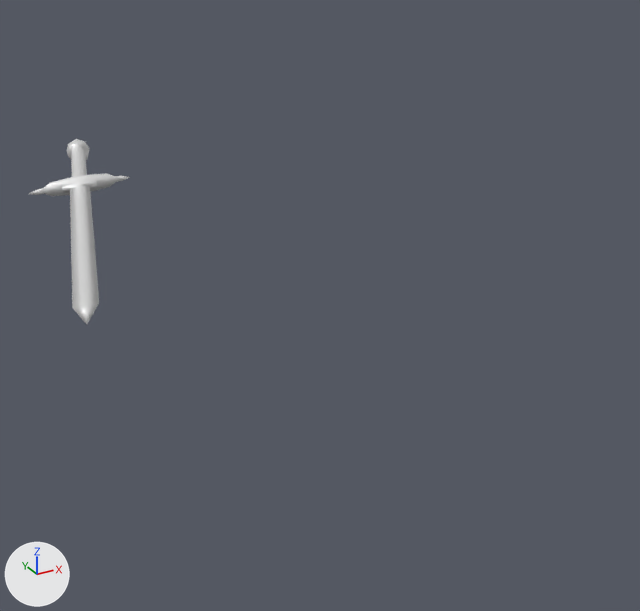
Renders of the glTF model assets/Shield/sword.gltf from each side of a commit.
Camera for both pictures: a 50 mm camera at (-1.26, -2.15, 2.0) aimed at (-0.11, -0.07, 0.96). Lighting does not change. The marker at lower left points along +X, +Y and +Z. Where no turn or scale is listed for an object, it has been applied to the vertices.

Objects in the first picture: 'Paladin_J_Nordstrom'.
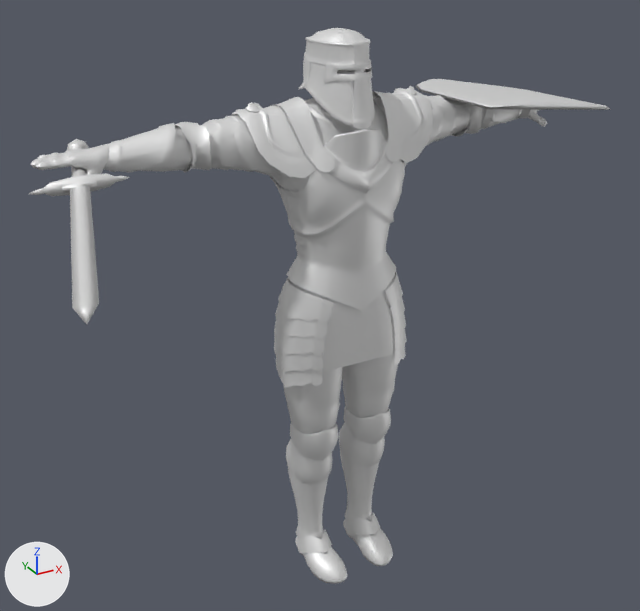
Where the change shows, as pixel boxes (x1, y1, x2, y2) in the pictures (640 x 611 px):
```json
{"object": "Paladin_J_Nordstrom_Sword", "change": "added", "after": [30, 29, 547, 584]}
{"object": "Paladin_J_Nordstrom_Shield", "change": "added", "after": [298, 28, 375, 130]}
{"object": "Paladin_J_Nordstrom_Helmet", "change": "added", "after": [415, 79, 611, 128]}
```

The change, as JSON lines over the scene's bpy script:
```json
{"op": "add", "block": "me_paladin_j_nordstrom_sword_002", "code": ["me_paladin_j_nordstrom_sword_002 = bpy.data.meshes.new('Paladin_J_Nordstrom_Sword.002')", "me_paladin_j_nordstrom_sword_002.from_pydata(...)  # 7093 vertices, 13212 faces; spans x -0.85..0.85, y -0.17..0.17, z 0.0..1.72", "me_paladin_j_nordstrom_sword_002.materials.append(mat_paladin_mat)  # its picture is missing"]}
{"op": "add", "block": "me_paladin_j_nordstrom_shield_002", "code": ["me_paladin_j_nordstrom_shield_002 = bpy.data.meshes.new('Paladin_J_Nordstrom_Shield.002')", "me_paladin_j_nordstrom_shield_002.from_pydata(...)  # 732 vertices, 1448 faces; spans x -0.093..0.095, y -0.107..0.156, z 1.473..1.725", "me_paladin_j_nordstrom_shield_002.materials.append(mat_paladin_mat)  # its picture is missing"]}
{"op": "add", "block": "me_paladin_j_nordstrom_helmet_002", "code": ["me_paladin_j_nordstrom_helmet_002 = bpy.data.meshes.new('Paladin_J_Nordstrom_Helmet.002')", "me_paladin_j_nordstrom_helmet_002.from_pydata(...)  # 73 vertices, 102 faces; spans x 0.349..0.797, y -0.23..0.446, z 1.398..1.521", "me_paladin_j_nordstrom_helmet_002.materials.append(mat_paladin_mat)  # its picture is missing"]}
{"op": "add", "block": "ob_paladin_j_nordstrom_sword", "code": ["ob_paladin_j_nordstrom_sword = bpy.data.objects.new('Paladin_J_Nordstrom_Sword', me_paladin_j_nordstrom_sword_002)", "ob_paladin_j_nordstrom_sword.location = (0.0, 0.0, 0.0)"]}
{"op": "add", "block": "ob_paladin_j_nordstrom_shield", "code": ["ob_paladin_j_nordstrom_shield = bpy.data.objects.new('Paladin_J_Nordstrom_Shield', me_paladin_j_nordstrom_shield_002)", "ob_paladin_j_nordstrom_shield.location = (0.0, 0.0, 0.0)"]}
{"op": "add", "block": "ob_paladin_j_nordstrom_helmet", "code": ["ob_paladin_j_nordstrom_helmet = bpy.data.objects.new('Paladin_J_Nordstrom_Helmet', me_paladin_j_nordstrom_helmet_002)", "ob_paladin_j_nordstrom_helmet.location = (0.0, 0.0, 0.0)"]}
```
